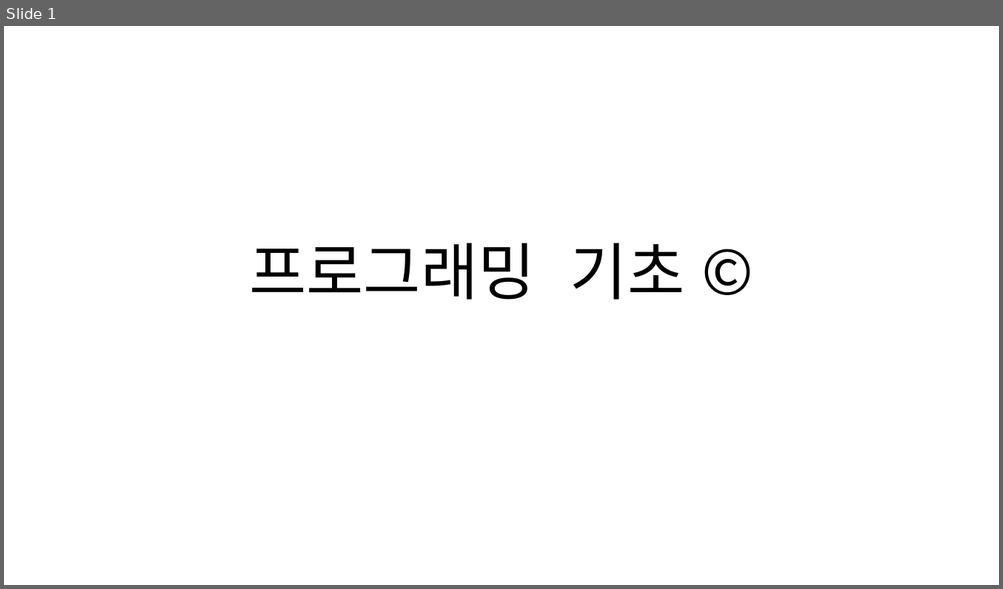
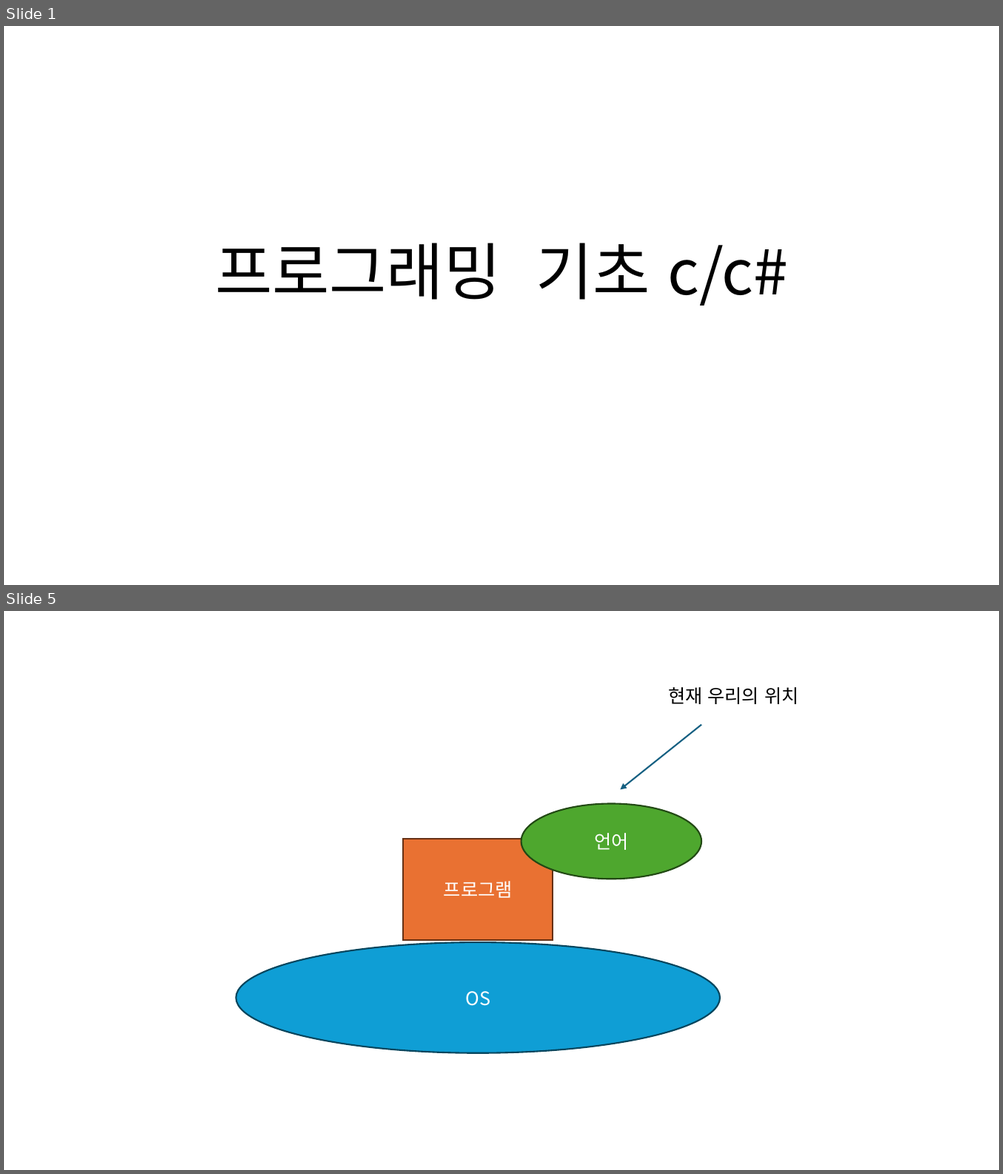
Before and after one commit to Pacman18/SantaClass, a slide deck: Week_1.pptx. Shown one above the other, each under a label of ours: slide 1 before the commit, slides 1 and 5 after it; the slides between them are not shown. The pictures are 1003x589 and 1003x1174 pixels, drawn with LibreOffice and Linux fonts; fonts in the diff are those of the drawing. Boxes give left, top, right and bottom in pixels: in the first picture for what was removed or moved away, otherwise in the second. Text is boxed around its words. In the diff, an @@ line names an element or a change of style, - is before the commit and + after.

```diff
--- a/Week_1.pptx
+++ b/Week_1.pptx
@@ slide 5 added at box(4, 611, 999, 1170), background #FFFFFF @@
@@ text added at box(668, 687, 798, 704), 18 pt, text #000000 @@
+현재 우리의 위치
@@ arrow added from (702, 724) to (620, 790), #156082 1.5 pt @@
@@ ellipse added at box(521, 803, 702, 879), fill #4EA72E, outline #224914 1.5 pt, 18 pt, text #FFFFFF @@
+언어
@@ rectangle added at box(403, 839, 553, 940), fill #E97132, outline #663216 1.5 pt, 18 pt, text #FFFFFF @@
+프로그램
@@ ellipse added at box(236, 943, 720, 1054), fill #0F9ED5, outline #07455D 1.5 pt, 18 pt, text #FFFFFF @@
+OS
@@ slide 1 changed as well @@
@@ title at box(215, 243, 788, 306): text changed @@
-프로그래밍 기초 ©
+프로그래밍 기초 c/c#
```
Also in this commit, not shown: 7 other slides added, 1 slide removed, 1 other file.
